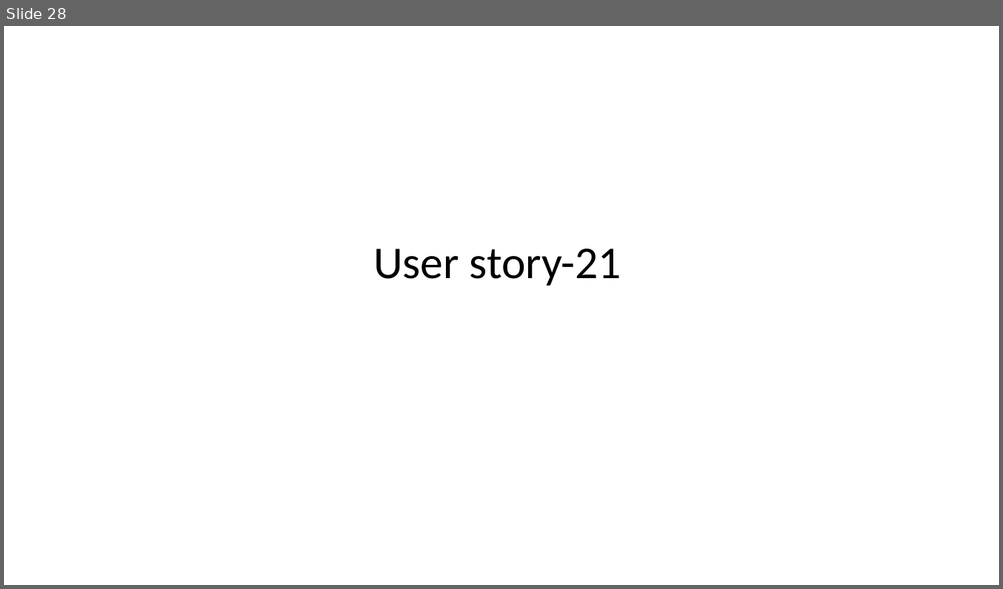
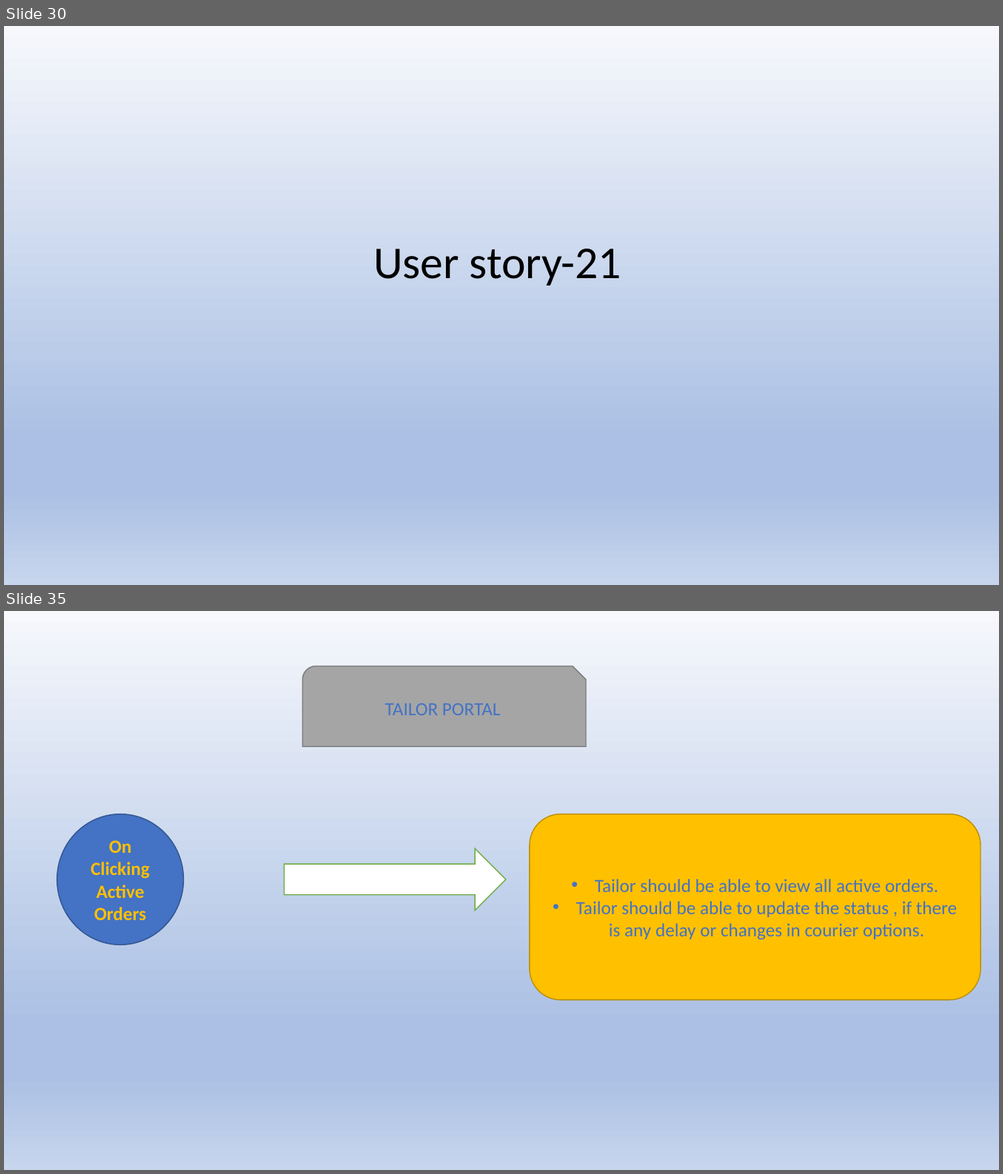
Before and after one commit to revati1628/Tailoring-store, a slide deck: Online Tailoring Store.pptx. Shown one above the other, each under a label of ours: slide 28 before the commit, slides 30 and 35 after it; the slides between them are not shown. The pictures are 1003x589 and 1003x1174 pixels, drawn with LibreOffice and Linux fonts; fonts in the diff are those of the drawing. Boxes give left, top, right and bottom in pixels: in the first picture for what was removed or moved away, otherwise in the second. Text is boxed around its words. In the diff, an @@ line names an element or a change of style, - is before the commit and + after.

```diff
--- a/Online Tailoring Store.pptx
+++ b/Online Tailoring Store.pptx
@@ slide 35 added at (4, 611, 999, 1170), background gradient #F6F8FC to #ABC0E4 to #C7D5ED @@
@@ snip round rect added at (302, 667, 586, 747), fill #A5A5A5, outline #7A7A7A 1 pt, 18 pt, text #4472C4 @@
+TAILOR PORTAL
@@ ellipse added at (57, 814, 184, 945), fill #4472C4, outline #325491 1 pt, 18 pt, text #FFC000, bold @@
+On Clicking Active Orders
@@ rounded rectangle added at (529, 814, 980, 999), fill #FFC000, outline #BD8E00 1 pt, 18 pt, text #4472C4 @@
+• Tailor should be able to view all active orders.
+• Tailor should be able to update the status , if there is any delay or changes in courier options.
@@ right arrow added at (284, 849, 506, 911), fill #FFFFFF, outline #70AD47 1 pt @@
@@ what was slide 28 is now slide 30 @@
@@ slide 30 changed as well @@
@@ background #FFFFFF to gradient #F6F8FC to #ABC0E4 to #C7D5ED @@
```
Also in this commit, not shown: 26 other slides changed, 11 other slides added, 2 slides removed.
